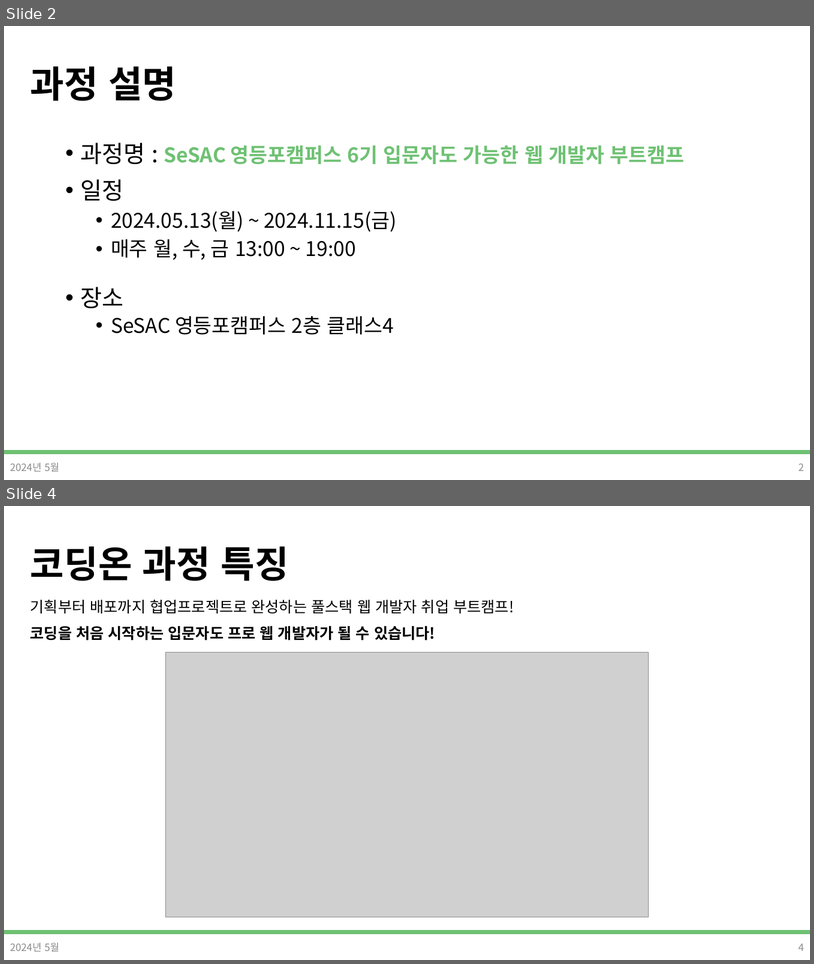
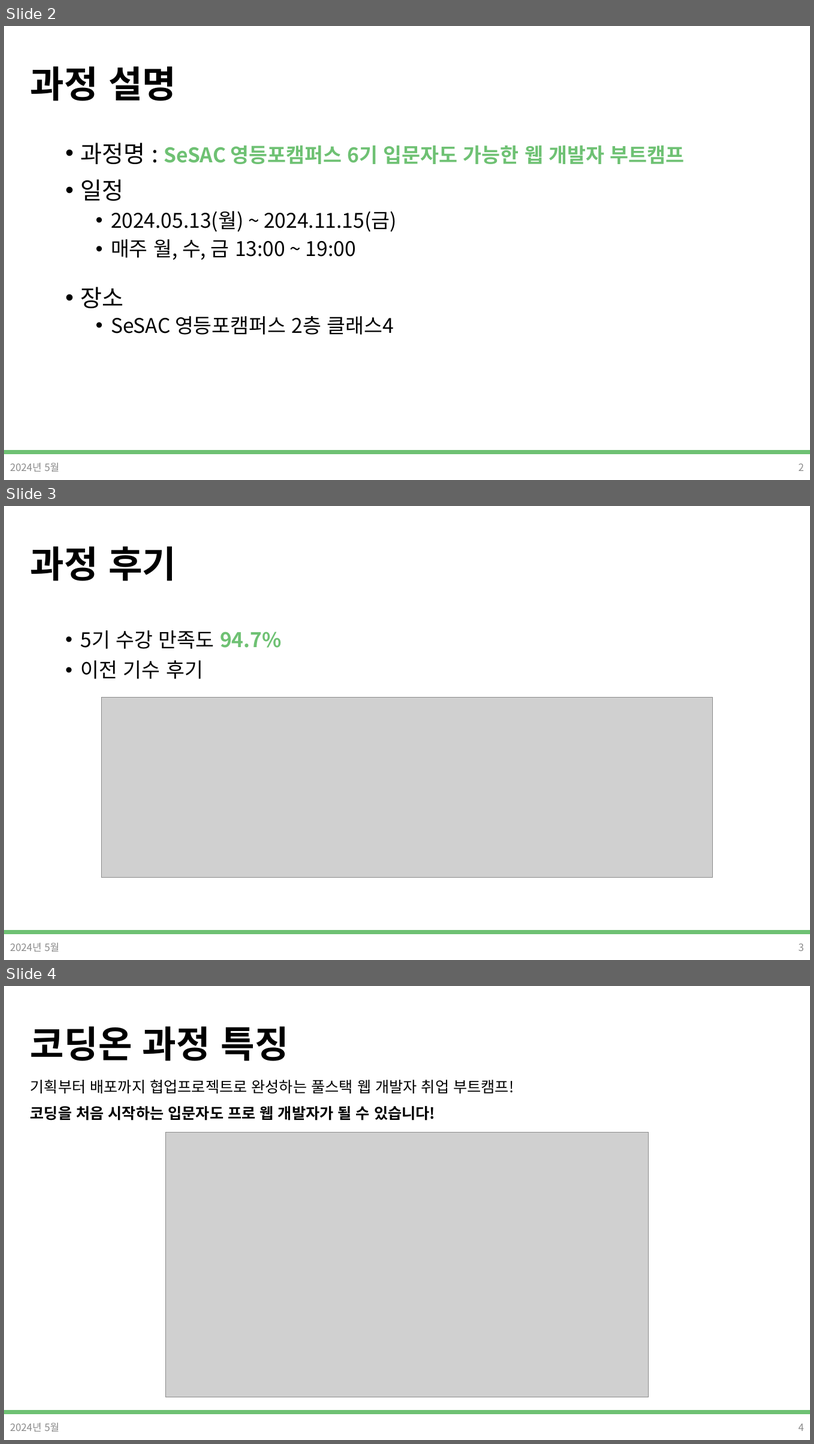
Before and after one commit to DevDamon0527/SeSAC_Yeongdeungpo_Campus_6th, a slide deck: material/[SeSAC_YDP_6] 01_ot,git.pptx. Shown one above the other, each under a label of ours: slides 2 and 4 before the commit, slides 2, 3 and 4 after it; the slides between them are not shown. The pictures are 814x964 and 814x1444 pixels, drawn with LibreOffice and Linux fonts; fonts in the diff are those of the drawing; grey boxes stand for pictures; background and template pictures are left out. Boxes give left, top, right and bottom in pixels: in the first picture for what was removed or moved away, otherwise in the second. Text is boxed around its words. In the diff, an @@ line names an element or a change of style, - is before the commit and + after.

```diff
--- a/material/[SeSAC_YDP_6] 01_ot,git.pptx
+++ b/material/[SeSAC_YDP_6] 01_ot,git.pptx
@@ slide 3 added at <box>4,506,810,960</box>, background #FFFFFF; not listed: 1 template element that a slide beside it also shows @@
@@ title added at <box>30,546,176,581</box>, 44 pt, text #000000, bold @@
+과정 후기
@@ text added at <box>81,630,282,679</box>, 24 pt, text #000000 @@
+• 5기 수강 만족도 94.7%
+• 이전 기수 후기
@@ picture added at <box>101,697,714,877</box> @@
@@ text added at <box>10,942,60,951</box>, 12 pt, text #8C8C8C @@
+2024년 5월
@@ page number added at <box>799,943,804,951</box>, 12 pt, text #8C8C8C @@
+3
```
Also in this commit, not shown: 13 slides changed, 4 slides removed.
